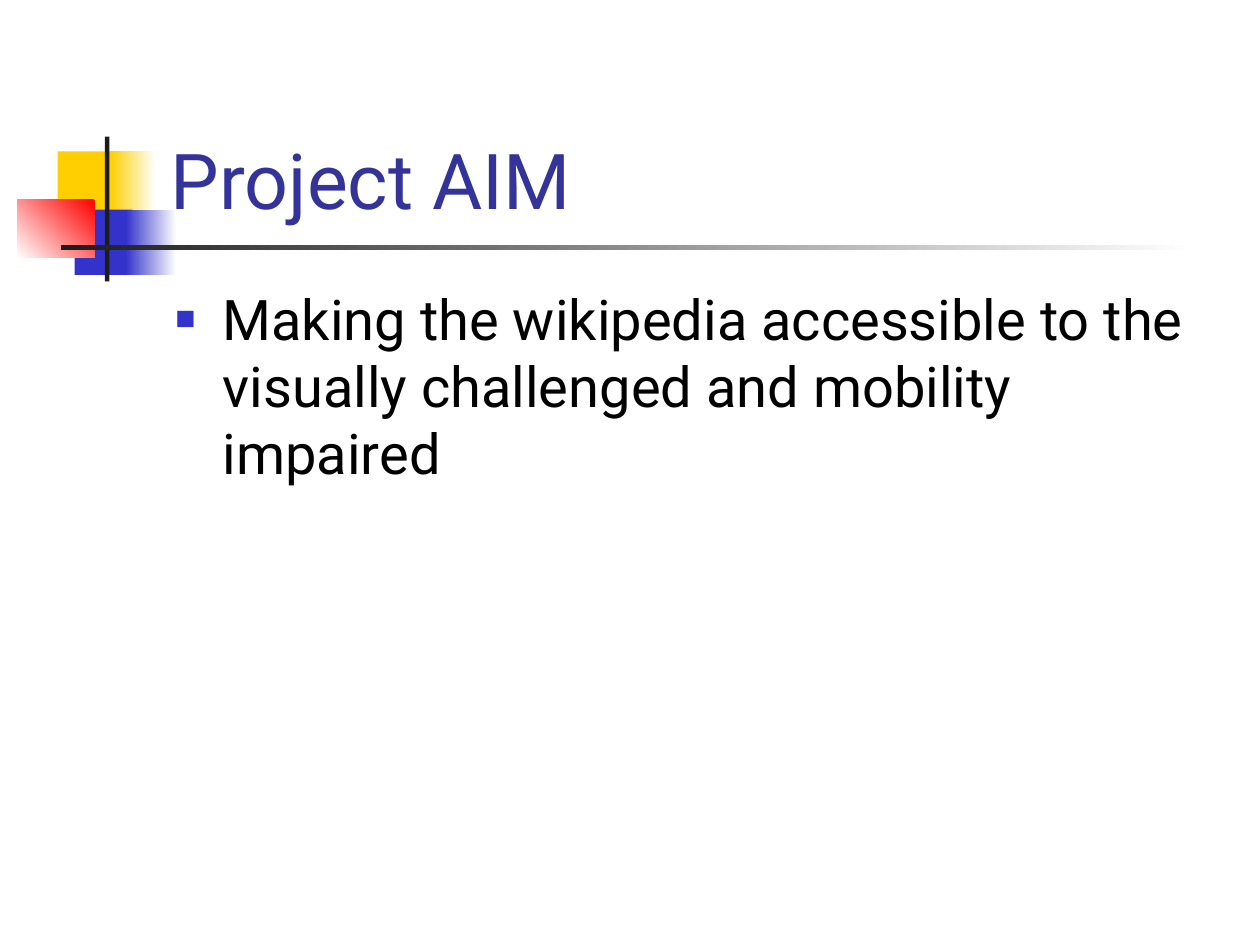
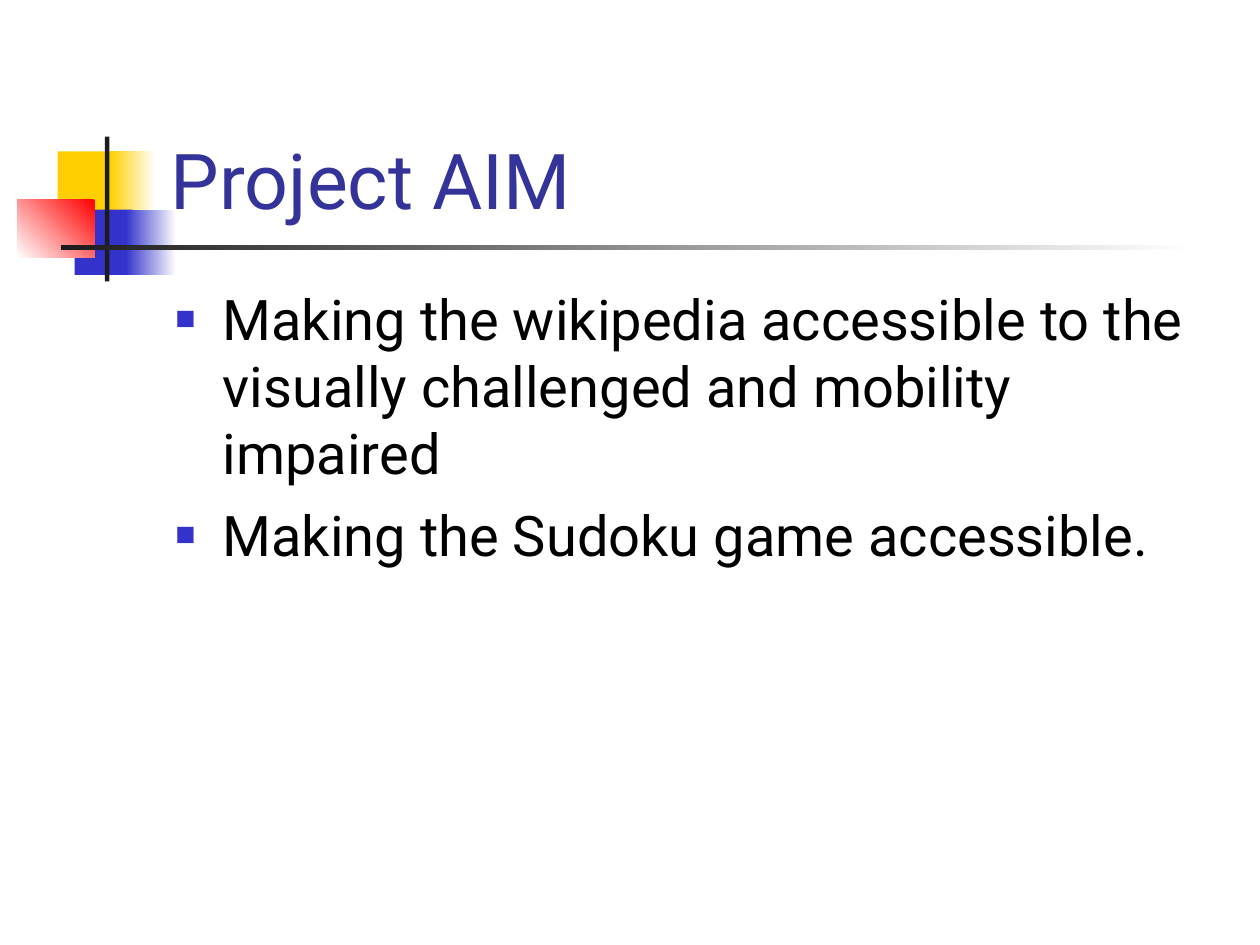
Before and after one commit to ProjPossibility/pp-axsjax-scripts, a slide deck: slide 3 of AxsJax.ppt. Drawn at 1260x945 pixels with LibreOffice and Linux fonts; fonts in the diff are those of the drawing. Boxes give left, top, right and bottom in pixels: in the first picture for what was removed or moved away, otherwise in the second. Text is boxed around its words. In the diff, an @@ line names an element or a change of style, - is before the commit and + after.

```diff
--- a/AxsJax.ppt
+++ b/AxsJax.ppt
@@ text at (223,514,1148,568): paragraph added @@
+■ Making the Sudoku game accessible.
```
Also in this commit, not shown: 1 other slide changed, 3 slides added, 1 other file.
